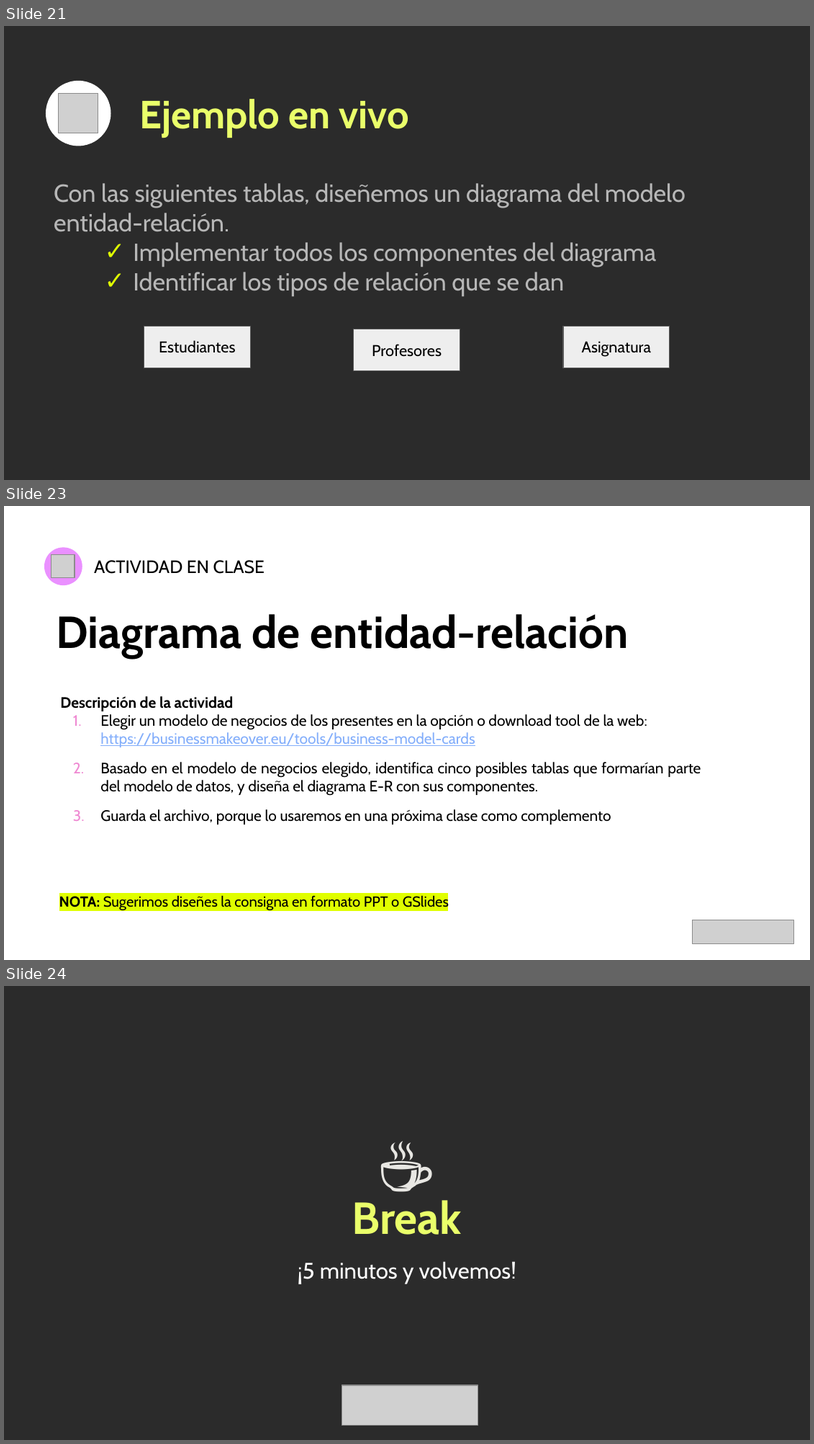
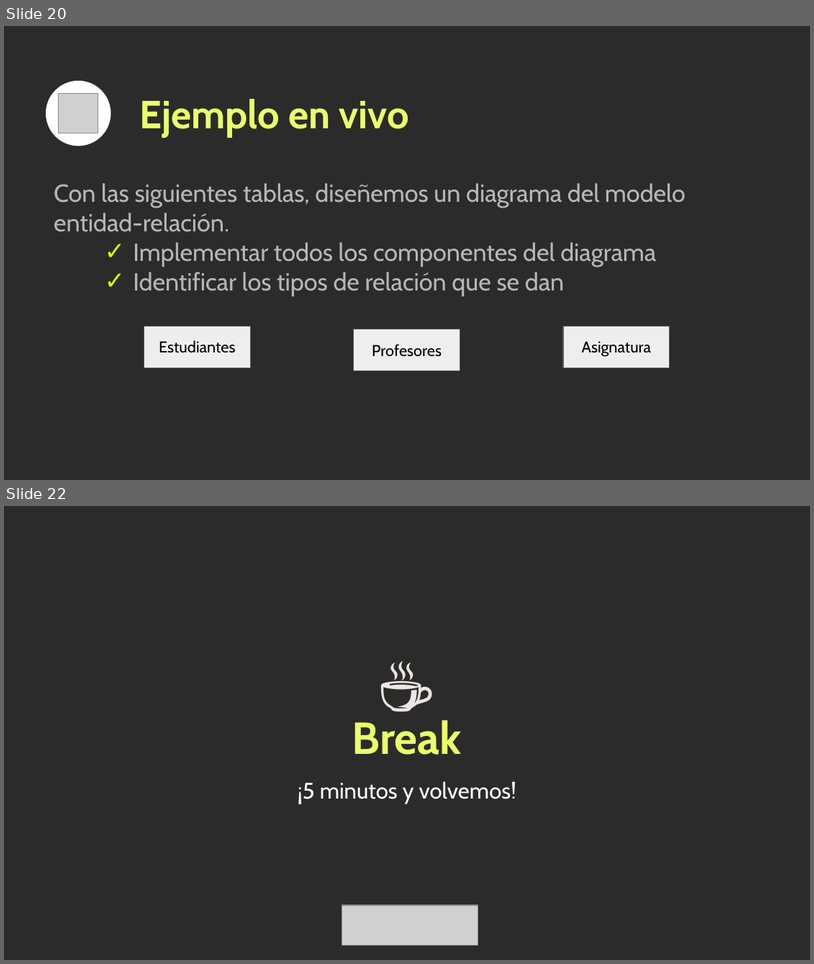
Before and after one commit to Arturogrottoli/Project-SQL, a slide deck: Clase01/Unidad 1 - Bases de Datos Relacionales.pptx. Shown one above the other, each under a label of ours: slides 21, 23 and 24 before the commit, slides 20 and 22 after it; the slides between them are not shown. The pictures are 814x1444 and 814x964 pixels, drawn with LibreOffice and Linux fonts; fonts in the diff are those of the drawing; grey boxes stand for pictures; background and template pictures are left out; a plain dark background stands for a picture behind light text. Boxes give left, top, right and bottom in pixels: in the first picture for what was removed or moved away, otherwise in the second. Text is boxed around its words. In the diff, an @@ line names an element or a change of style, - is before the commit and + after.

Commit message:
clase 02

```diff
--- a/Clase01/Unidad 1 - Bases de Datos Relacionales.pptx
+++ b/Clase01/Unidad 1 - Bases de Datos Relacionales.pptx
@@ slide 23 removed at (x1=4, y1=506, x2=810, y2=960), background #FFFFFF @@
@@ ellipse removed at (x1=44, y1=547, x2=82, y2=585) @@
@@ picture removed at (x1=52, y1=554, x2=75, y2=578) @@
@@ text removed at (x1=94, y1=560, x2=265, y2=574) @@
-ACTIVIDAD EN CLASE
@@ text removed at (x1=57, y1=614, x2=629, y2=658) @@
-Diagrama de entidad-relación
@@ text removed at (x1=60, y1=696, x2=701, y2=824) @@
-Descripción de la actividad
-1. Elegir un modelo de negocios de los presentes en la opción o download tool de la web: https://businessmakeover.eu/tools/business-model-cards
-2. Basado en el modelo de negocios elegido, identifica cinco posibles tablas que formarían parte del modelo de datos, y diseña el diagrama E-R con sus componentes.
-3. Guarda el archivo, porque lo usaremos en una próxima clase como complemento
@@ text removed at (x1=59, y1=894, x2=449, y2=911) @@
-NOTA: Sugerimos diseñes la consigna en formato PPT o GSlides
@@ picture removed at (x1=692, y1=920, x2=795, y2=943) @@
@@ what was slide 21 is now slide 20 @@
@@ what was slide 24 is now slide 22 @@
```
Also in this commit, not shown: 3 slides changed, 1 other slide removed, 2 other files.
